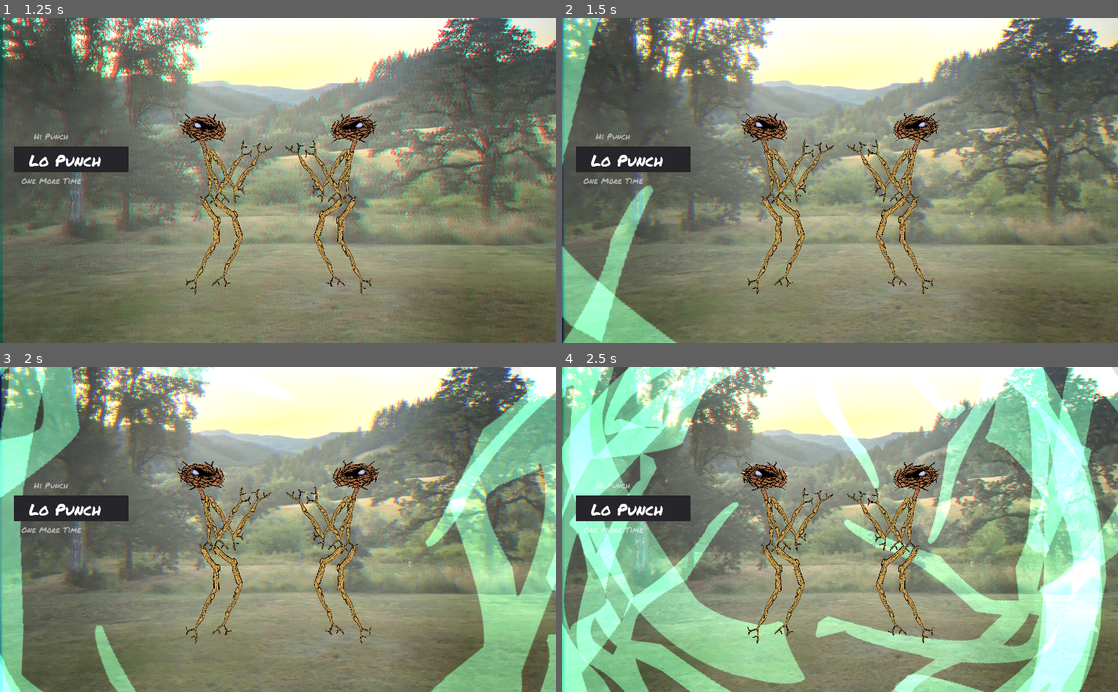
Above: before the commit, frames 1-4 (two rows, left to right).
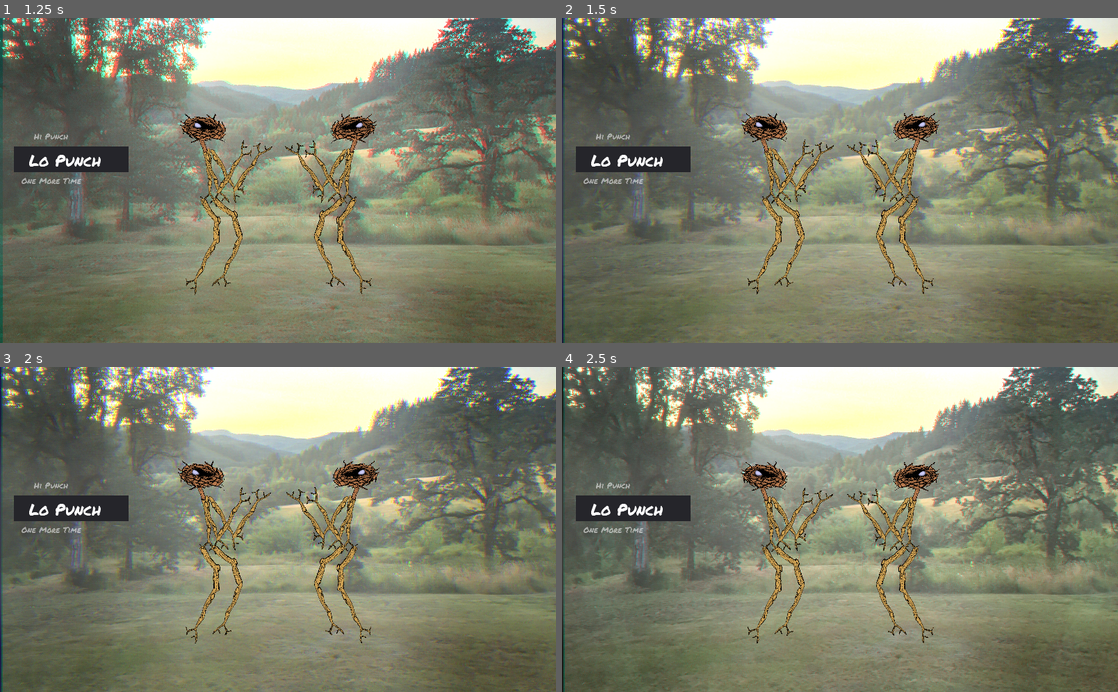
Above: after the commit, the same moments.

Repository: thesage1014/pigsSSJomt
Game: Godot game, scene res://sticky.tscn
Same seed, same stepped clock (60 frames per second), same inputs: the game is played once before the commit and once after it.
Inputs:
- Up to frame 1 (1.25 s): tap Enter (ui_accept) at 0.5, 0.77 s; hold Left (p1_a) from 0.53 s (still down)
- Up to frame 2 (1.5 s): release Left (p1_a) at 1.28 s; tap Up (p1_b) at 1.35 s
- Up to frame 3 (2 s): tap Enter (ui_accept) at 1.52 s
- Up to frame 4 (2.5 s): hold Down (p1_c) from 2.03 s (still down)

Frame 1 is identical in both runs. In frame 2, 5.4% of the frame differs, in the area x 0-21%, y 0-100%; in frame 3, 19%; in frame 4, 44%, in the area x 0-100%, y 0-100%.

Commit message:
Timer fade-in

Diff:
--- a/Fighter.tscn
+++ b/Fighter.tscn
@@ -67,7 +67,7 @@
 "values": [ 0 ]
 }
 tracks/4/type = "value"
-tracks/4/path = NodePath("Brd:position")
+tracks/4/path = NodePath("Torso/neck/head/Brd:position")
 tracks/4/interp = 2
 tracks/4/loop_wrap = true
 tracks/4/imported = false
@@ -79,7 +79,7 @@
 "values": [ Vector2( -393.074, -618.013 ), Vector2( -45.442, -238.571 ), Vector2( 9.08862, -313.551 ), Vector2( 24.4103, -150.435 ) ]
 }
 tracks/5/type = "value"
-tracks/5/path = NodePath("Brd:rotation_degrees")
+tracks/5/path = NodePath("Torso/neck/head/Brd:rotation_degrees")
 tracks/5/interp = 2
 tracks/5/loop_wrap = true
 tracks/5/imported = false
@@ -91,7 +91,7 @@
 "values": [ 0.0, 0.0, 0.0, 0.0 ]
 }
 tracks/6/type = "value"
-tracks/6/path = NodePath("Brd:modulate")
+tracks/6/path = NodePath("Torso/neck/head/Brd:modulate")
 tracks/6/interp = 2
 tracks/6/loop_wrap = true
 tracks/6/imported = false
@@ -1558,10 +1558,11 @@
 "_edit_bone_": true
 }
 
-[node name="Brd" type="Sprite" parent="Skeleton"]
+[node name="Brd" type="Sprite" parent="Skeleton/Torso/neck/head"]
 modulate = Color( 1, 1, 1, 0 )
-position = Vector2( -393.074, -618.013 )
-scale = Vector2( 0.110139, 0.110139 )
+position = Vector2( -2922.3, -4345.25 )
+rotation = 0.0665402
+scale = Vector2( 0.850926, 0.850926 )
 texture = ExtResource( 15 )
 [connection signal="on_player_selected" from="." to="AttackRoller" method="_on_Fighter1_on_player_selected"]
 [connection signal="on_send_attack" from="." to="AttackRoller" method="_on_Fighter1_on_send_attack"]
--- a/assets/animations/rest.tres
+++ b/assets/animations/rest.tres
@@ -543,7 +543,7 @@
 "values": [ Vector2( 1, 1 ) ]
 }
 tracks/45/type = "value"
-tracks/45/path = NodePath("Brd:position")
+tracks/45/path = NodePath("Torso/neck/head/Brd:position")
 tracks/45/interp = 1
 tracks/45/loop_wrap = true
 tracks/45/imported = false
@@ -555,7 +555,7 @@
 "values": [ Vector2( -393.074, -618.013 ) ]
 }
 tracks/46/type = "value"
-tracks/46/path = NodePath("Brd:rotation_degrees")
+tracks/46/path = NodePath("Torso/neck/head/Brd:rotation_degrees")
 tracks/46/interp = 1
 tracks/46/loop_wrap = true
 tracks/46/imported = false
--- a/scripts/BattleTimer.gd
+++ b/scripts/BattleTimer.gd
@@ -3,6 +3,7 @@
 # Declare member variables here. Examples:
 # var a = 2
 # var b = "text"
+export var fade = 100
 var timePerRound = 7
 var timeLeft = timePerRound
 var playerChose = 0
@@ -20,11 +21,15 @@
 	if(timeLeft <= 0):
 		triggerAttack()
 	elif(timeLeft < timePerRound*3/4):
-		get_node("Spinner").visible = true
-		get_node("Spinner").scale = (Vector2.ONE*(timeLeft/timePerRound*7))
-		get_node("Spinner").transform = get_node("Spinner").transform.rotated(-.1)
+		var fade = .05/timeLeft
+		#$Spinner.visible = true
+		#$Spinner.set("modulate.a", fade)
+		$Spinner.modulate = Color(1,1,1,fade)
+		$Spinner.scale = (Vector2.ONE*(timeLeft/timePerRound*7))
+		$Spinner.transform = $Spinner.transform.rotated(-.1)
 	else:
-		get_node("Spinner").visible = false
+		#$Spinner.visible = false
+		$Spinner.modulate.a = 0
 
 func triggerAttack():
 	emit_signal("on_timed_attack")
--- a/sticky.tscn
+++ b/sticky.tscn
@@ -103,6 +103,7 @@
 
 [node name="Label" type="Label" parent="Timer"]
 visible = false
+anchor_right = 1.0
 margin_left = -236.716
 margin_top = -590.656
 margin_right = 154.284
@@ -110,14 +111,12 @@
 grow_horizontal = 2
 custom_fonts/font = SubResource( 5 )
 custom_colors/font_color = Color( 0.109804, 0.12549, 0.121569, 1 )
-text = "Button
-mash!"
-align = 1
+text = "Select your move"
+align = 2
 valign = 1
 
 [node name="Spinner" type="Sprite" parent="Timer"]
-visible = false
-modulate = Color( 1, 1, 1, 0.486275 )
+modulate = Color( 1, 1, 1, 0.290196 )
 material = ExtResource( 5 )
 position = Vector2( 0.088623, 1.14282 )
 texture = ExtResource( 6 )
